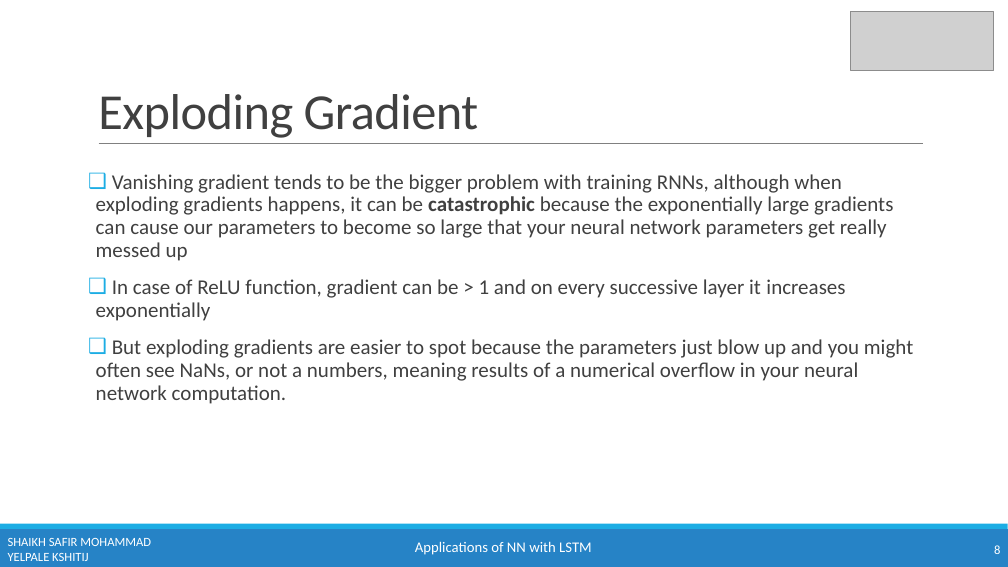
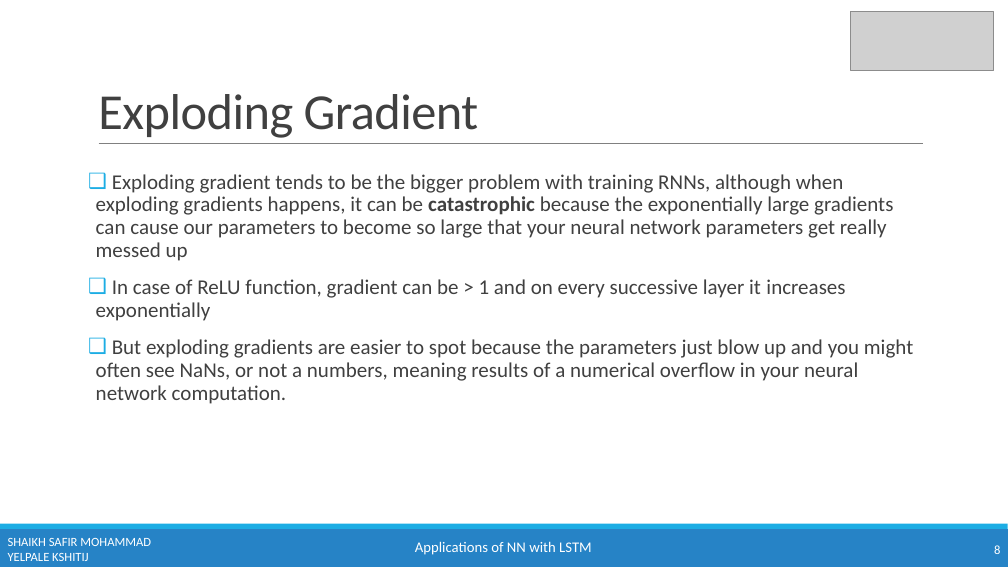
Before and after one commit to kshitijyelpale/LFD-Application-of-NN-in-LSTM, a slide deck: slide 8 of Documentation/LSTM Presentation.pptx. Drawn at 1008x567 pixels with LibreOffice and Linux fonts; fonts in the diff are those of the drawing; grey boxes stand for pictures. Boxes give left, top, right and bottom in pixels: in the first picture for what was removed or moved away, otherwise in the second. Text is boxed around its words. In the diff, an @@ line names an element or a change of style, - is before the commit and + after.

```diff
--- a/Documentation/LSTM Presentation.pptx
+++ b/Documentation/LSTM Presentation.pptx
@@ text at [96,174,893,261]: text changed @@
-❑ Vanishing gradient tends to be the bigger problem with training RNNs, although when exploding gradients happens, it can be catastrophic because the exponentially large gradients can cause our parameters to become so large that your neural network parameters get really messed up
+❑ Exploding gradient tends to be the bigger problem with training RNNs, although when exploding gradients happens, it can be catastrophic because the exponentially large gradients can cause our parameters to become so large that your neural network parameters get really messed up
```
Also in this commit, not shown: 14 other slides changed, 1 slide added.
